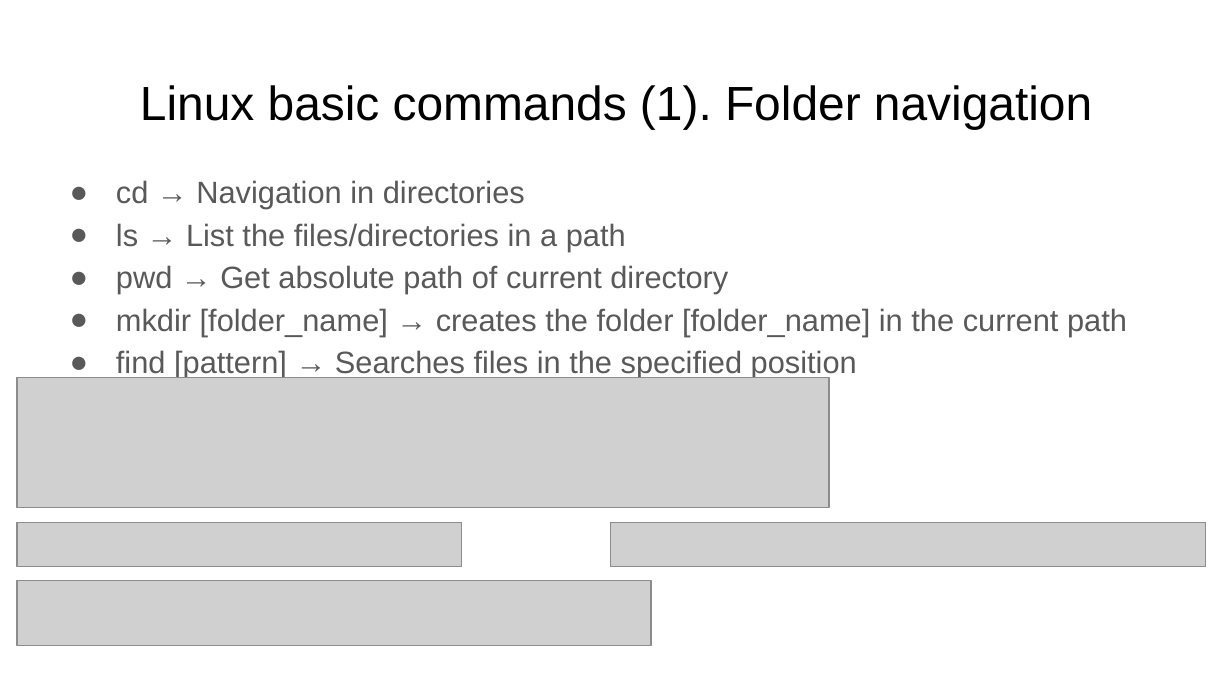
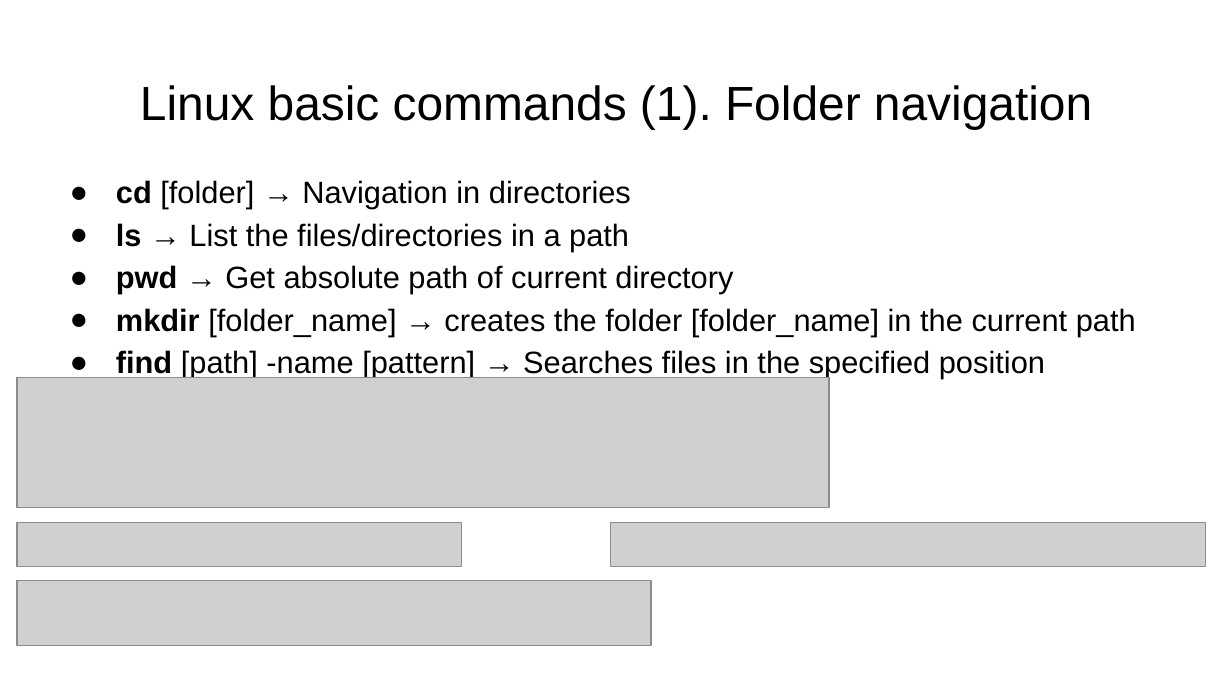
Before and after one commit to FusterTormo/BioinfoWorkshop, a slide deck: slide 12 of Introduction to Linux.pptx (slide 11 before the commit). Drawn at 1232x693 pixels with LibreOffice and Linux fonts; fonts in the diff are those of the drawing; grey boxes stand for pictures. Boxes give left, top, right and bottom in pixels: in the first picture for what was removed or moved away, otherwise in the second. Text is boxed around its words. In the diff, an @@ line names an element or a change of style, - is before the commit and + after.

```diff
--- a/Introduction to Linux.pptx
+++ b/Introduction to Linux.pptx
@@ text at [116,180,631,209]: text changed; text colour #595959 to #000000 @@
-● cd → Navigation in directories
+● cd [folder] → Navigation in directories
@@ text at [116,223,1136,336]: text colour #595959 to #000000 in "ls → List the files/directories in a ...", "pwd → Get absolute path of current ...", "mkdir [folder_name] → creates the folder [folder_name] ..."; bold on in "ls", "pwd", "mkdir"; bullet colour #595959 to #000000 @@
@@ text at [116,350,1045,379]: text changed; text colour #595959 to #000000 @@
-● find [pattern] → Searches files in the specified position
+● find [path] -name [pattern] → Searches files in the specified position
```
Also in this commit, not shown: 24 other slides changed, 16 slides added, 1 other file.
